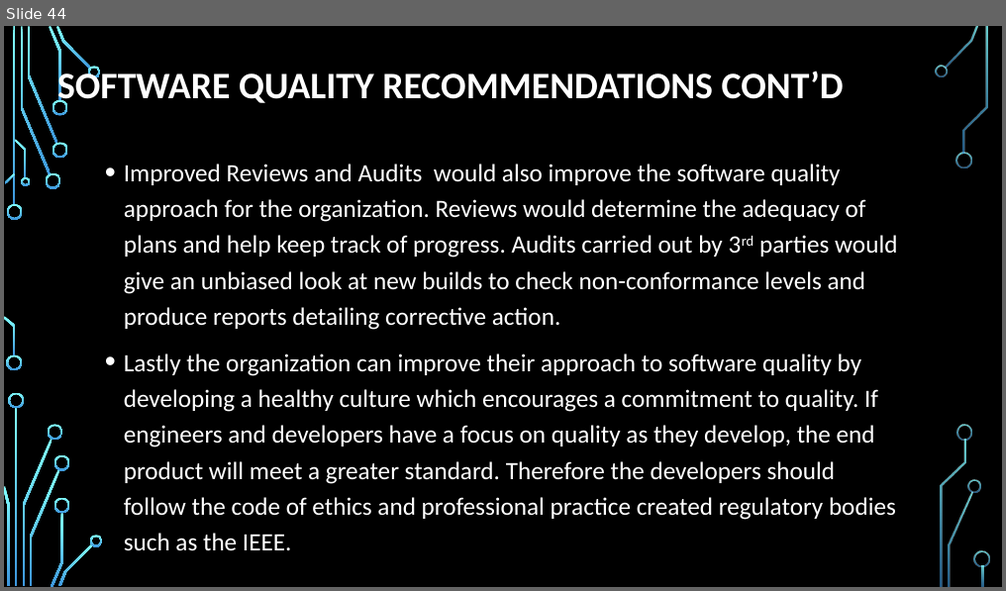
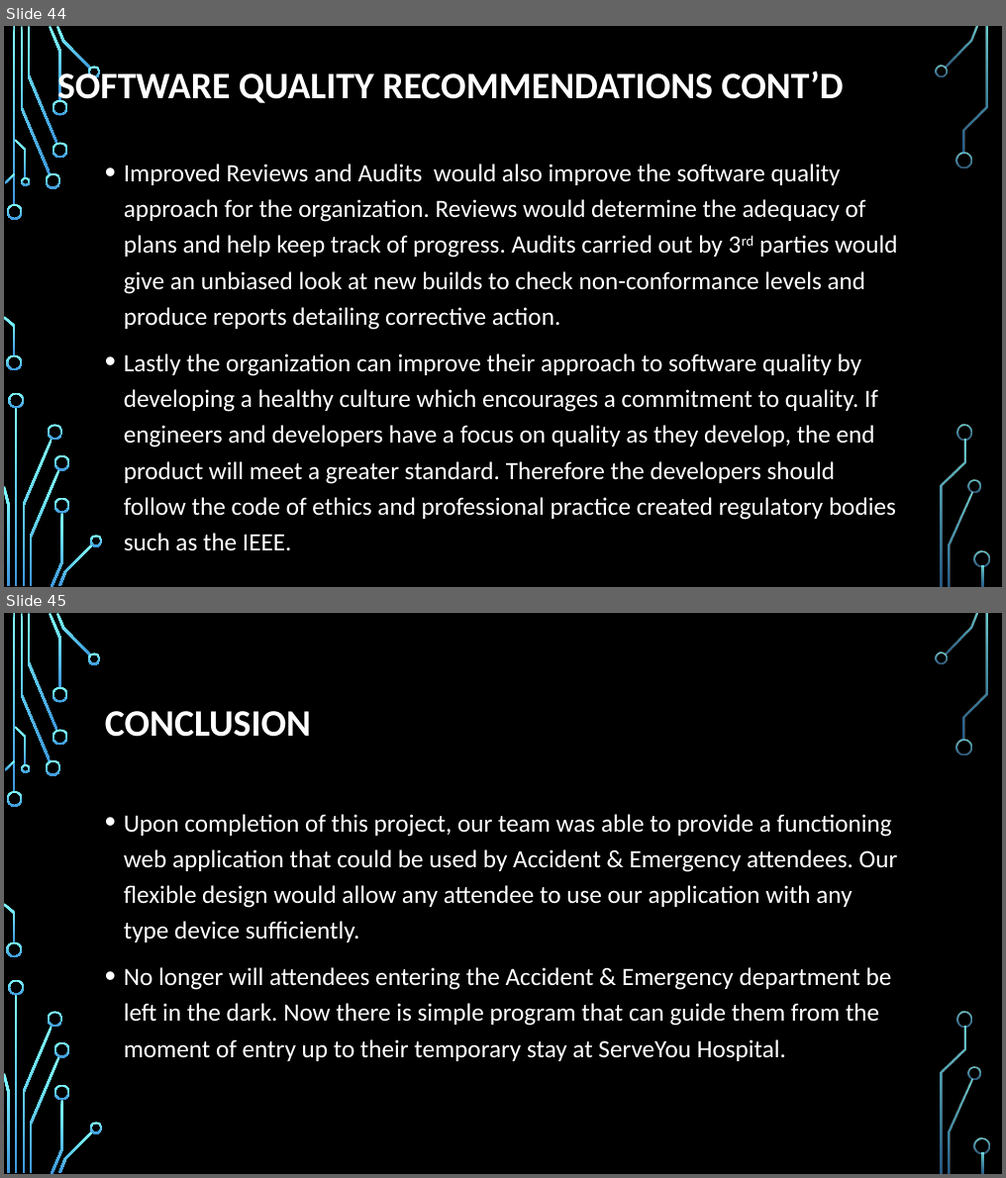
Before and after one commit to trf213/SQA, a slide deck: Documentation/Group Presentation.pptx. Shown one above the other, each under a label of ours: slide 44 before the commit, slides 44 and 45 after it. The pictures are 1006x591 and 1006x1178 pixels, drawn with LibreOffice and Linux fonts; fonts in the diff are those of the drawing; background and template pictures are left out. Boxes give left, top, right and bottom in pixels: in the first picture for what was removed or moved away, otherwise in the second. Text is boxed around its words. In the diff, an @@ line names an element or a change of style, - is before the commit and + after.

```diff
--- a/Documentation/Group Presentation.pptx
+++ b/Documentation/Group Presentation.pptx
@@ slide 45 added at box(4, 613, 1002, 1174), background picture (left out); not listed: 36 template elements that a slide beside it also shows @@
@@ title added at box(105, 711, 311, 737), 36 pt, text #FFFFFF, bold @@
+CONCLUSION
@@ text added at box(124, 814, 898, 1061), 24 pt, text #FFFFFF @@
+• Upon completion of this project, our team was able to provide a functioning web application that could be used by Accident & Emergency attendees. Our flexible design would allow any attendee to use our application with any type device sufficiently.
+• No longer will attendees entering the Accident & Emergency department be left in the dark. Now there is simple program that can guide them from the moment of entry up to their temporary stay at ServeYou Hospital.
```
Also in this commit, not shown: 6 other slides added, 1 slide removed, 1 other file.
